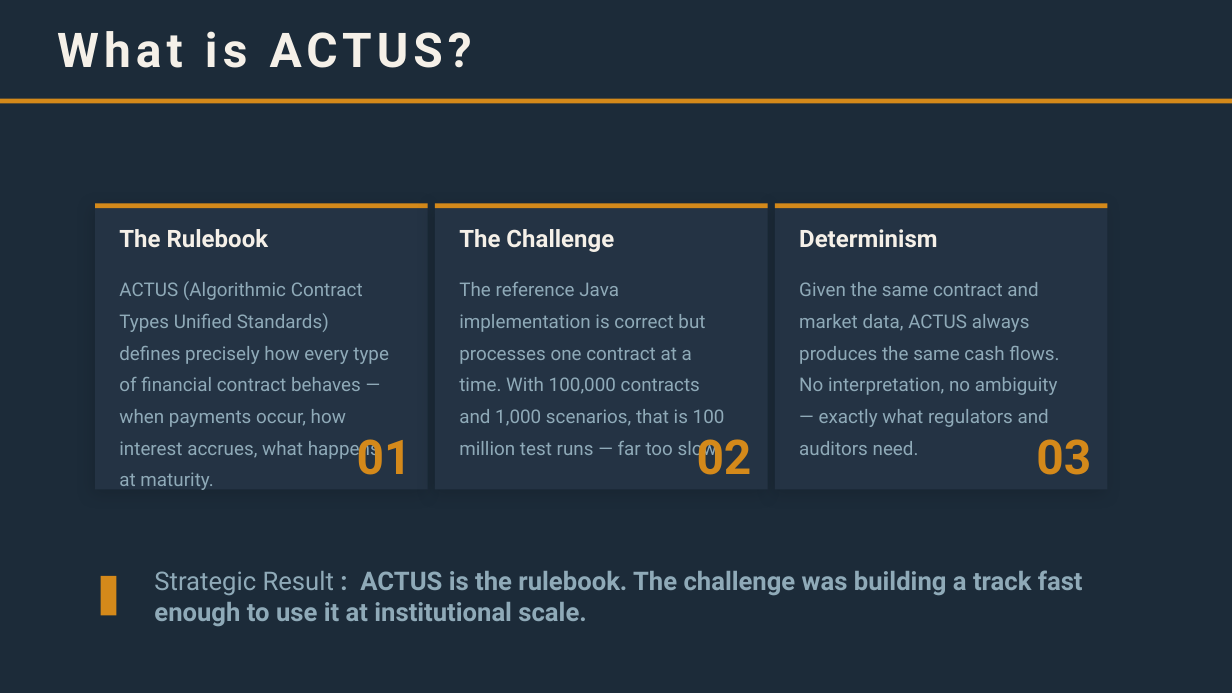
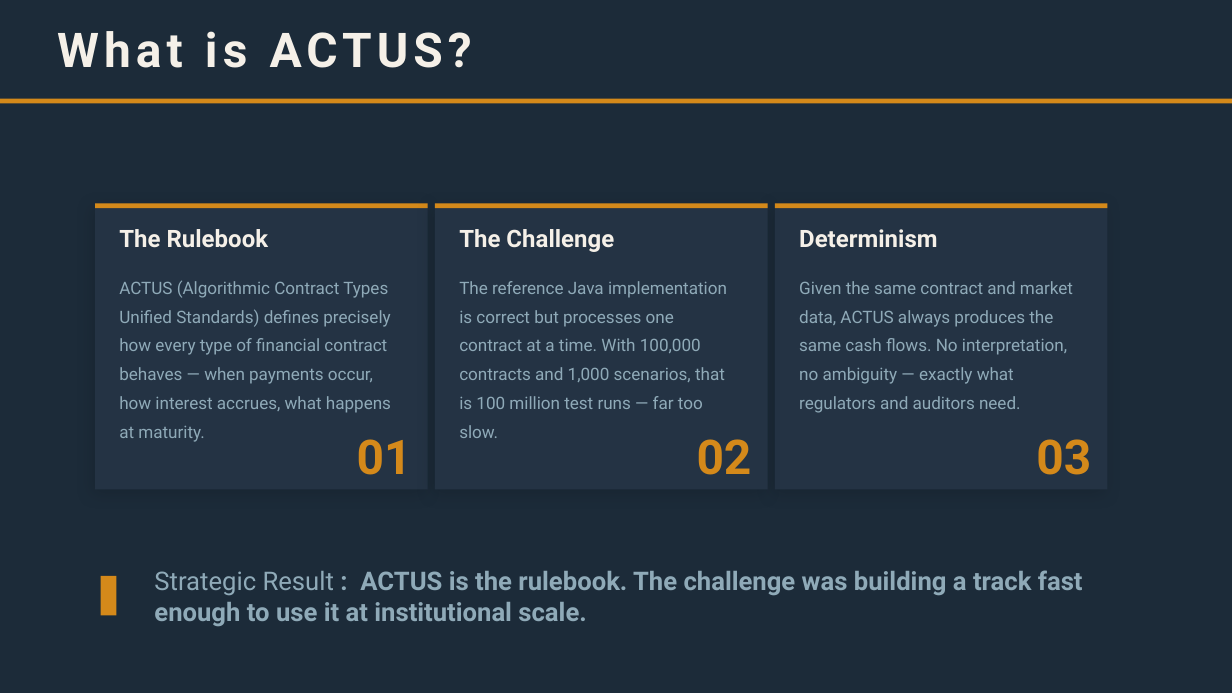
Before and after one commit to FransVanEk/Actus-Insurance.Documentation, a slide deck: slide 2 of public/downloads/Hackathon-GPU-Presentation.pptx. Drawn at 1232x693 pixels with LibreOffice and Linux fonts; fonts in the diff are those of the drawing; background and template pictures are left out. Boxes give left, top, right and bottom in pixels: in the first picture for what was removed or moved away, otherwise in the second. Text is boxed around its words. In the diff, an @@ line names an element or a change of style, - is before the commit and + after.

```diff
--- a/public/downloads/Hackathon-GPU-Presentation.pptx
+++ b/public/downloads/Hackathon-GPU-Presentation.pptx
@@ size 11 to 10 pt in 3 elements at (x1=119, y1=280, x2=391, y2=442), (x1=799, y1=281, x2=1073, y2=413), (x1=459, y1=281, x2=727, y2=438) @@
```
Also in this commit, not shown: 3 other slides changed, 11 other files.
